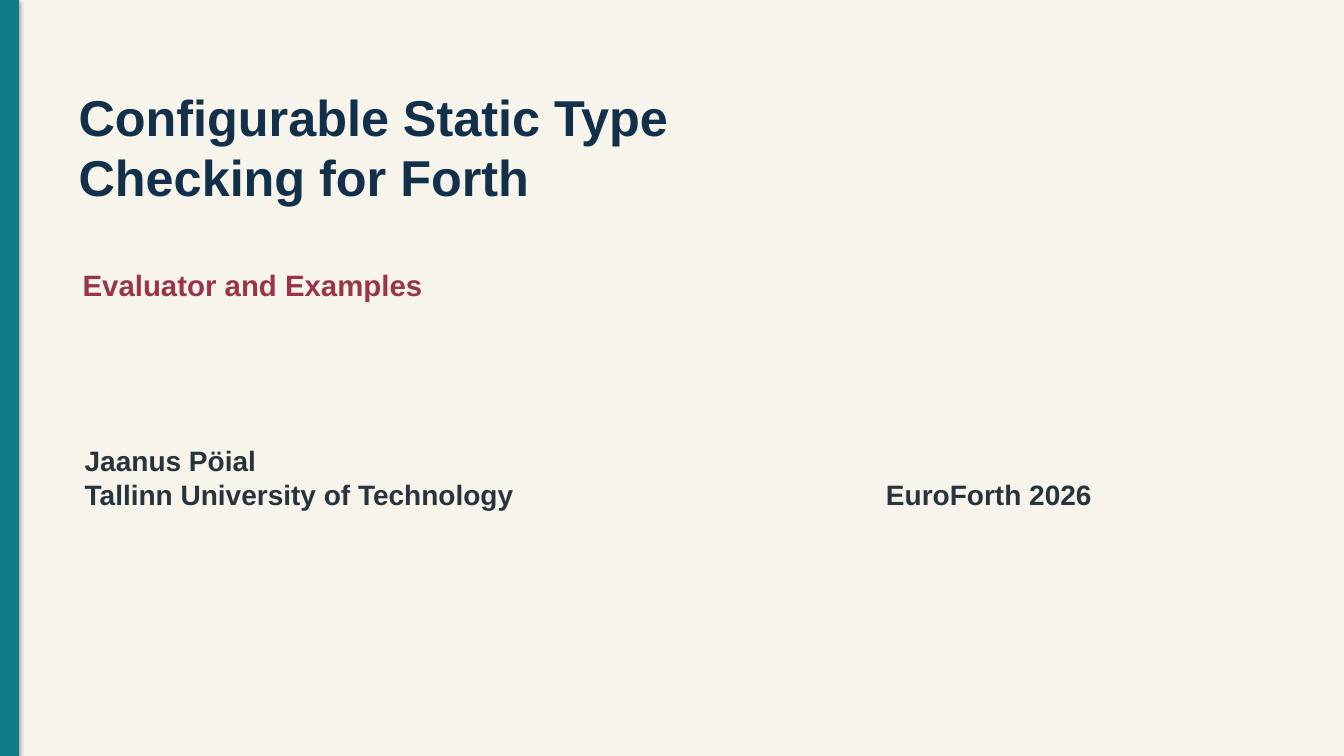
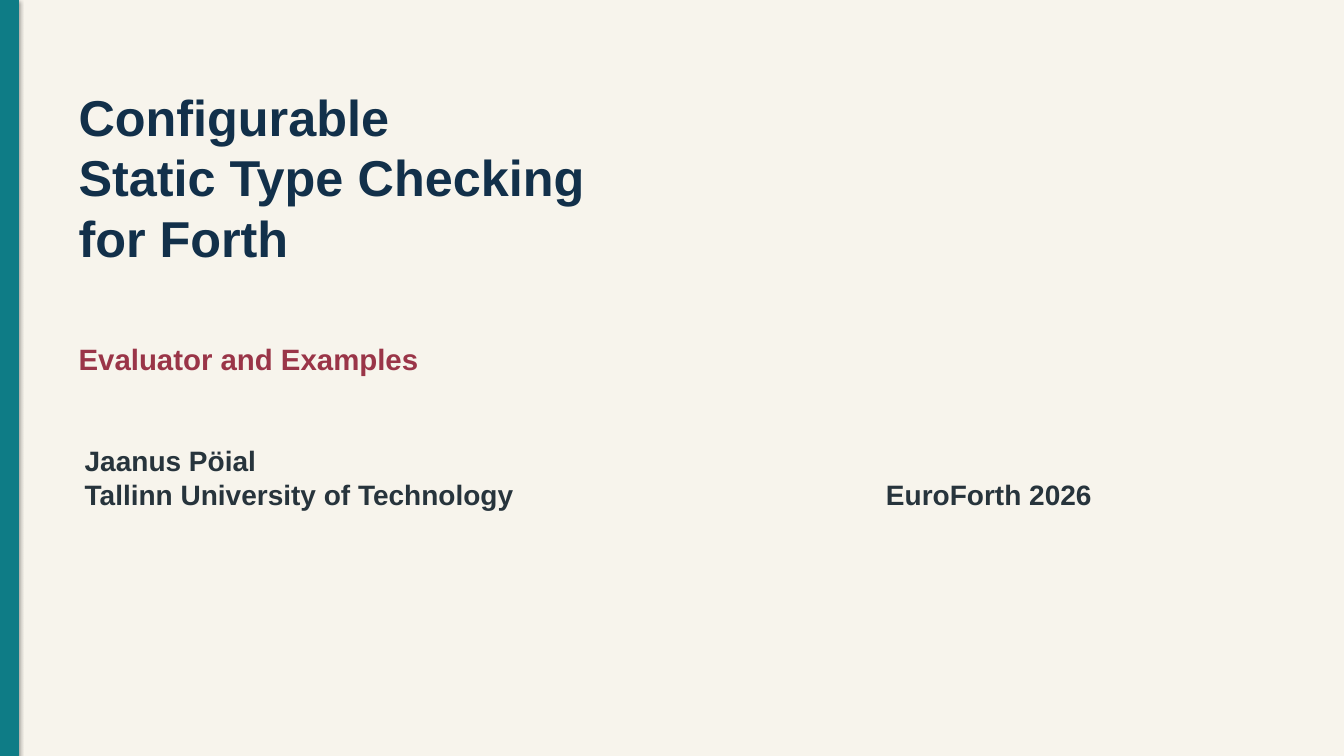
Before and after one commit to jpoial/evaluator, a slide deck: slide 1 of Configurable_Static_Type_Checking_EuroForth.pptx. Drawn at 1344x756 pixels with LibreOffice and Linux fonts; fonts in the diff are those of the drawing. Boxes give left, top, right and bottom in pixels: in the first picture for what was removed or moved away, otherwise in the second. Text is boxed around its words. In the diff, an @@ line names an element or a change of style, - is before the commit and + after.

```diff
--- a/Configurable_Static_Type_Checking_EuroForth.pptx
+++ b/Configurable_Static_Type_Checking_EuroForth.pptx
@@ text at [79,99,585,258]: text changed @@
-Configurable Static Type
-Checking for Forth
+Configurable
+Static Type Checking
+for Forth
@@ text "Evaluator and Examples": place and size @@
-text "Evaluator and Examples" at [83,274,422,302]
+text "Evaluator and Examples" at [79,348,418,376]
```
Also in this commit, not shown: 11 other slides changed, 1 slide added, 2 slides removed, 1 other file.
